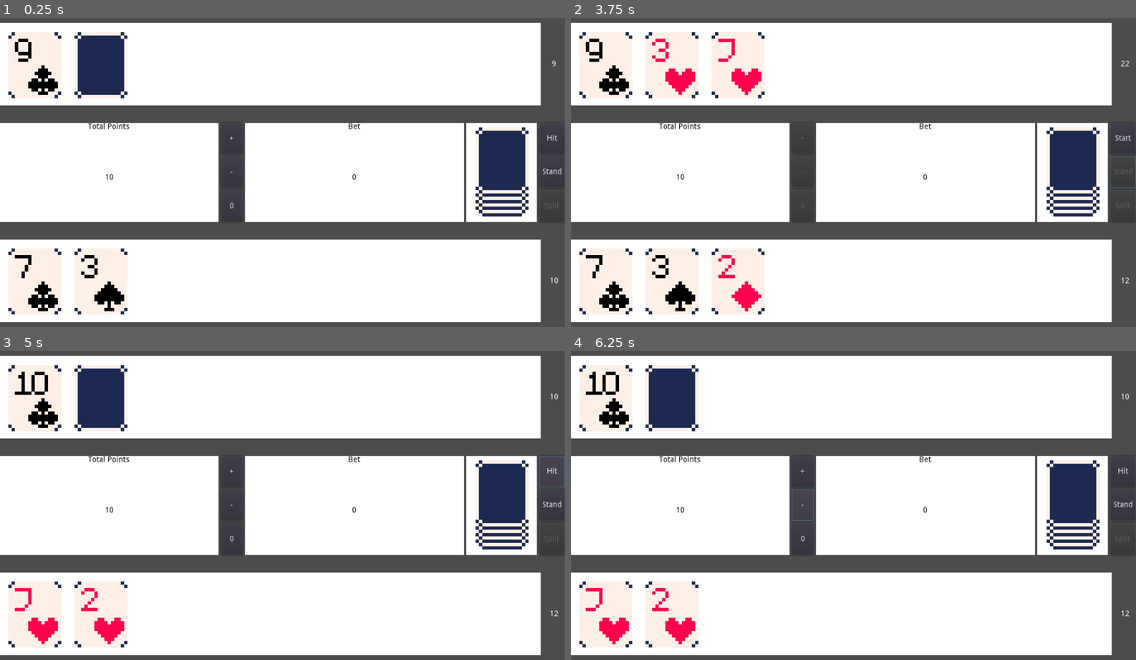
Above: before the commit, frames 1-4 (two rows, left to right).
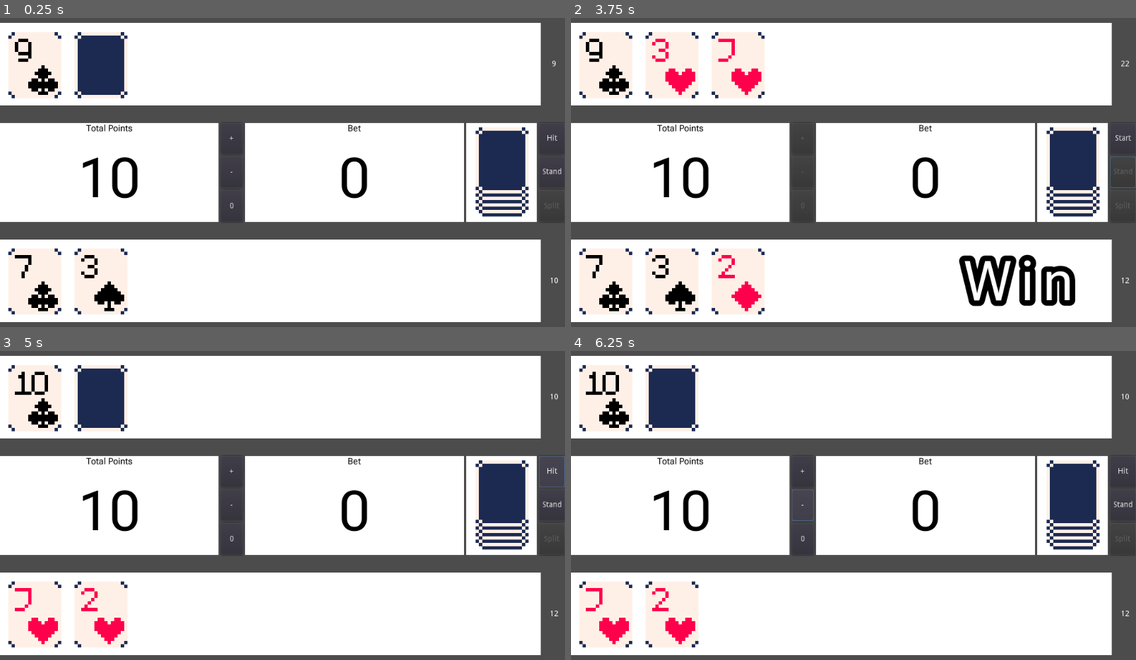
Above: after the commit, the same moments.

Repository: HunterJKavanagh/BlackJack
Game: Godot game, scene res://Root.tscn
Two runs of this game, one before a commit and one after it. Both use one fixed random seed, a clock stepped at 60 frames per second and the inputs below.
Inputs:
- Up to frame 1 (0.25 s): no input
- Up to frame 2 (3.75 s): click "+" at 0.5 s; click "-" at 1.25 s; click "0" at 2 s; click "Hit" at 2.75 s; click "Stand" at 3.5 s
- Up to frame 3 (5 s): click "Start" at 4.25 s
- Up to frame 4 (6.25 s): click "+" at 5 s; click "-" at 5.75 s

The runs differ from the first frame. In frame 1, 1.0% of the frame differs, in the area x 14-65%, y 34-59%; in frame 2, 2.9%, in the area x 14-90%, y 34-94%; in frame 3, 1.0%; in frame 4, 1.0%.

Commit message:
Added round result message

Diff:
--- a/Root.gd
+++ b/Root.gd
@@ -29,9 +29,26 @@
 	$'UI/Center/TotalPoints/VBoxContainer/Points'.text = str(points)
 	$'UI/Center/Bet/VBoxContainer/Bet'.text = str(bet)
 
-func update_BetControll():
+func update_UI():
 	$'UI/Center/TotalPoints/VBoxContainer/Points'.text = str(points)
 	$'UI/Center/Bet/VBoxContainer/Bet'.text = str(bet)
+	$Node2D/Result.visible = false
+
+func round_result(player_hand, dealer_hand) -> String:
+	var player_value = bj.hand_value(player_hand)
+	var dealer_value = bj.hand_value(dealer_hand)
+
+	if player_value > 21:
+		if dealer_value > 21: # draw
+			return 'Draw'
+		else: # loss
+			return 'Loss'
+	elif player_value > dealer_value or dealer_value > 21: # win
+		return 'Win'
+	elif player_value == dealer_value: # draw
+		return 'Draw'
+	else: # loss
+		return 'Loss'
 
 
 func _on_Hit_pressed():
@@ -49,21 +66,17 @@
 		var player_value = bj.hand_value($PlayerHand.hand)
 		var dealer_value = bj.hand_value($DealerHand.hand)
 
-		if player_value > 21:
-			if dealer_value > 21: # draw
-				points += bet
-				bet = 0
-			else: # loss
-				bet = 0
-		elif player_value > dealer_value or dealer_value > 21: # win
+		var result = round_result($PlayerHand.hand, $DealerHand.hand)
+
+		if result == 'Win':
 			points += bet*2
 			bet = 0
-		elif player_value == dealer_value: # draw
+		elif result == 'Draw':
 			points += bet
 			bet = 0
-		else: # loss
+		elif result == 'Loss':
 			bet = 0
-		update_BetControll()
+		update_UI()
 
 		start_round()
 		$'UI/Center/Hand Controll/Stand'.disabled = false
@@ -81,23 +94,25 @@
 	$UI/Dealer/Label.text = str(bj.hand_value($DealerHand.hand))
 	$'UI/Center/Hand Controll/Stand'.disabled = true
 	$'UI/Center/Hand Controll/Hit'.text = 'Start'
+	$Node2D/Result.text = round_result($PlayerHand.hand, $DealerHand.hand)
+	$Node2D/Result.visible = true
 
 
 func _on_plus_pressed():
 	if points > 0:
 		points -= 1
 		bet += 1
-	update_BetControll()
+	update_UI()
 
 
 func _on_minus_pressed():
 	if bet > 0:
 		points += 1
 		bet -= 1
-	update_BetControll()
+	update_UI()
 
 
 func _on_zero_pressed():
 	points += bet
 	bet = 0
-	update_BetControll()
+	update_UI()
--- a/Root.tscn
+++ b/Root.tscn
@@ -1,14 +1,13 @@
-[gd_scene load_steps=5 format=2]
+[gd_scene load_steps=6 format=2]
 
 [ext_resource path="res://Hand.tscn" type="PackedScene" id=1]
 [ext_resource path="res://Root.gd" type="Script" id=2]
 [ext_resource path="res://UI.tscn" type="PackedScene" id=3]
 [ext_resource path="res://Card.tscn" type="PackedScene" id=4]
+[ext_resource path="res://fonts/roboto_bold.tres" type="DynamicFont" id=5]
 
 [node name="Root" type="Node2D"]
 script = ExtResource( 2 )
-
-[node name="UI" parent="." instance=ExtResource( 3 )]
 
 [node name="DealerHand" parent="." instance=ExtResource( 1 )]
 position = Vector2( 63, 105 )
@@ -17,12 +16,35 @@
 [node name="Card" parent="." instance=ExtResource( 4 )]
 position = Vector2( 910, 299 )
 scale = Vector2( 6, 6 )
+z_index = 1
 animation = "deck"
 frame = 3
 
 [node name="PlayerHand" parent="." instance=ExtResource( 1 )]
 position = Vector2( 63, 498 )
 z_index = 5
+
+[node name="Node2D" type="Node2D" parent="."]
+z_index = 8
+
+[node name="Result" type="Label" parent="Node2D"]
+visible = false
+margin_top = 424.0
+margin_right = 911.0
+margin_bottom = 572.0
+custom_fonts/font = ExtResource( 5 )
+text = "Win"
+align = 2
+valign = 1
+
+[node name="UI" parent="." instance=ExtResource( 3 )]
+
+[node name="Hand" parent="UI/Player" index="0"]
+visible = true
+
+[node name="Label" parent="UI/Player" index="1"]
+margin_left = 984.0
+margin_right = 1024.0
 
 [connection signal="pressed" from="UI/Center/BetControll/plus" to="." method="_on_plus_pressed"]
 [connection signal="pressed" from="UI/Center/BetControll/minus" to="." method="_on_minus_pressed"]
--- a/UI.tscn
+++ b/UI.tscn
@@ -1,4 +1,7 @@
-[gd_scene format=2]
+[gd_scene load_steps=3 format=2]
+
+[ext_resource path="res://fonts/roboto.tres" type="DynamicFont" id=1]
+[ext_resource path="res://fonts/roboto_big.tres" type="DynamicFont" id=2]
 
 [node name="UI" type="VBoxContainer"]
 margin_right = 1024.0
@@ -50,20 +53,21 @@
 
 [node name="Label" type="Label" parent="Center/TotalPoints/VBoxContainer"]
 margin_right = 396.0
-margin_bottom = 14.0
+margin_bottom = 19.0
 size_flags_vertical = 1
 custom_colors/font_color = Color( 0, 0, 0, 1 )
+custom_fonts/font = ExtResource( 1 )
 text = "Total Points"
 align = 1
 
 [node name="Points" type="Label" parent="Center/TotalPoints/VBoxContainer"]
-margin_top = 18.0
+margin_top = 23.0
 margin_right = 396.0
 margin_bottom = 180.0
-size_flags_vertical = 3
+size_flags_vertical = 7
 custom_colors/font_color = Color( 0, 0, 0, 1 )
-text = "1250
-"
+custom_fonts/font = ExtResource( 2 )
+text = "1250"
 align = 1
 valign = 1
 
@@ -111,21 +115,21 @@
 
 [node name="Label" type="Label" parent="Center/Bet/VBoxContainer"]
 margin_right = 397.0
-margin_bottom = 14.0
+margin_bottom = 19.0
 size_flags_vertical = 1
 custom_colors/font_color = Color( 0, 0, 0, 1 )
+custom_fonts/font = ExtResource( 1 )
 text = "Bet"
 align = 1
 
 [node name="Bet" type="Label" parent="Center/Bet/VBoxContainer"]
-margin_top = 18.0
+margin_top = 23.0
 margin_right = 397.0
 margin_bottom = 180.0
 size_flags_vertical = 3
 custom_colors/font_color = Color( 0, 0, 0, 1 )
-text = "250
-
-"
+custom_fonts/font = ExtResource( 2 )
+text = "250"
 align = 1
 valign = 1
 
@@ -174,6 +178,7 @@
 size_flags_vertical = 3
 
 [node name="Hand" type="ColorRect" parent="Player"]
+visible = false
 margin_top = 28.0
 margin_right = 980.0
 margin_bottom = 178.0
@@ -182,8 +187,7 @@
 size_flags_vertical = 4
 
 [node name="Label" type="Label" parent="Player"]
-margin_left = 984.0
-margin_right = 1024.0
+margin_right = 40.0
 margin_bottom = 206.0
 rect_min_size = Vector2( 40, 0 )
 size_flags_vertical = 1
--- /dev/null
+++ b/fonts/roboto.tres
@@ -0,0 +1,8 @@
+[gd_resource type="DynamicFont" load_steps=2 format=2]
+
+[ext_resource path="res://fonts/RobotoFlex.ttf" type="DynamicFontData" id=1]
+
+[resource]
+outline_color = Color( 0, 0, 0, 1 )
+use_filter = true
+font_data = ExtResource( 1 )
--- /dev/null
+++ b/fonts/roboto_big.tres
@@ -0,0 +1,9 @@
+[gd_resource type="DynamicFont" load_steps=2 format=2]
+
+[ext_resource path="res://fonts/RobotoFlex.ttf" type="DynamicFontData" id=1]
+
+[resource]
+size = 100
+outline_color = Color( 0, 0, 0, 1 )
+use_filter = true
+font_data = ExtResource( 1 )
--- /dev/null
+++ b/fonts/roboto_bold.tres
@@ -0,0 +1,11 @@
+[gd_resource type="DynamicFont" load_steps=2 format=2]
+
+[ext_resource path="res://fonts/RobotoFlex.ttf" type="DynamicFontData" id=1]
+
+[resource]
+size = 100
+outline_size = 10
+outline_color = Color( 0, 0, 0, 1 )
+use_filter = true
+extra_spacing_char = 16
+font_data = ExtResource( 1 )
Binary file added: fonts/RobotoFlex.ttf
